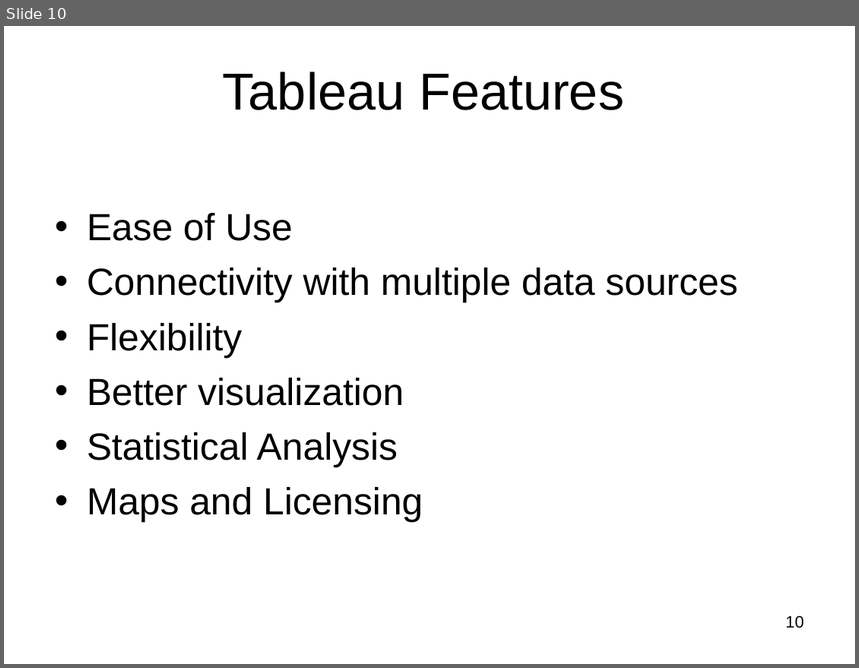
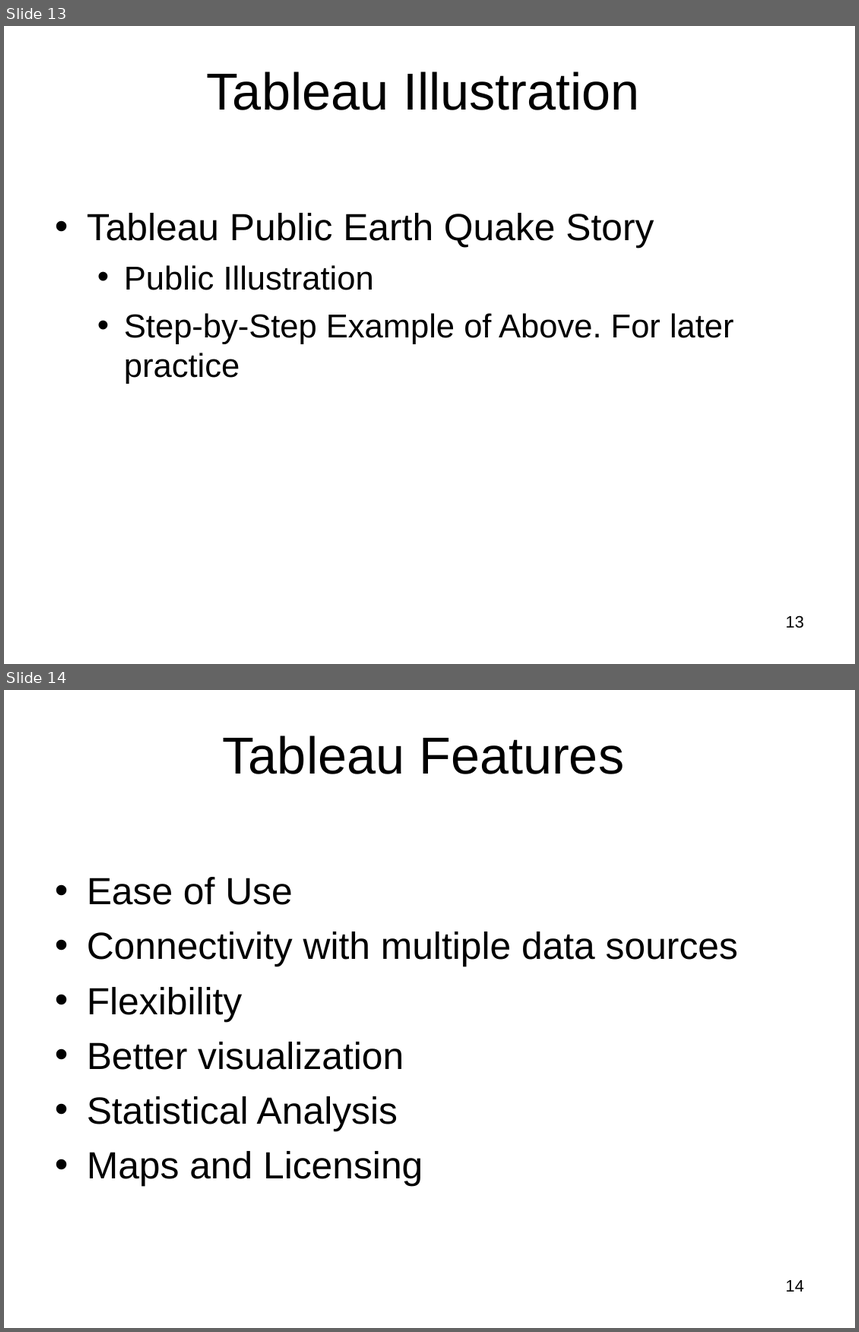
Before and after one commit to raghu-icecraft/tech-talks, a slide deck: Tableau/Mar_18/Tableau_Workshop_PSGTECH_DOMCA.ppt. Shown one above the other, each under a label of ours: slide 10 before the commit, slides 13 and 14 after it. The pictures are 859x668 and 859x1332 pixels, drawn with LibreOffice and Linux fonts; fonts in the diff are those of the drawing; background and template pictures are left out. Boxes give left, top, right and bottom in pixels: in the first picture for what was removed or moved away, otherwise in the second. Text is boxed around its words. In the diff, an @@ line names an element or a change of style, - is before the commit and + after.

```diff
--- a/Tableau/Mar_18/Tableau_Workshop_PSGTECH_DOMCA.ppt
+++ b/Tableau/Mar_18/Tableau_Workshop_PSGTECH_DOMCA.ppt
@@ slide 13 added at <box>4,26,855,664</box>, background picture (left out) @@
@@ text added at <box>207,72,640,110</box>, 44 pt, text #000000 @@
+Tableau Illustration
@@ text added at <box>87,213,734,384</box>, 28 pt, text #000000 @@
+• Tableau Public Earth Quake Story
+  • Public Illustration
+  • Step-by-Step Example of Above. For later practice
@@ page number added at <box>786,616,804,629</box>, 14 pt, text #000000 @@
+13
@@ what was slide 10 is now slide 14 @@
@@ page number at <box>786,1281,804,1292</box>: text changed @@
-10
+14
```
Also in this commit, not shown: 4 slides changed, 3 other slides added.
